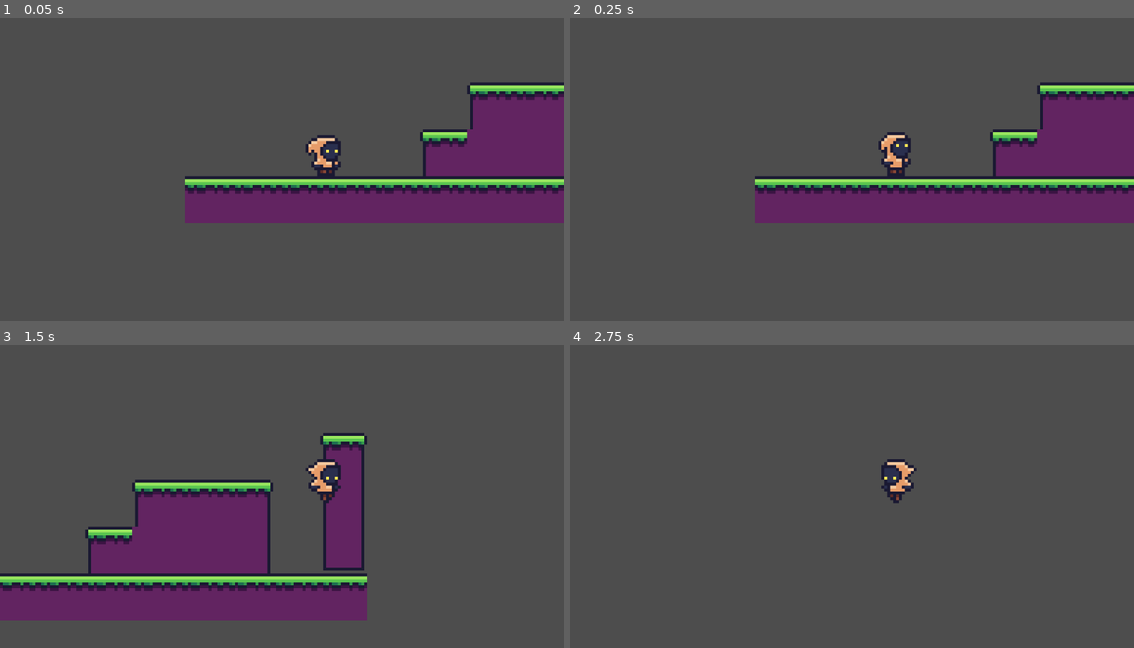
Above: before the commit, frames 1-4 (two rows, left to right).
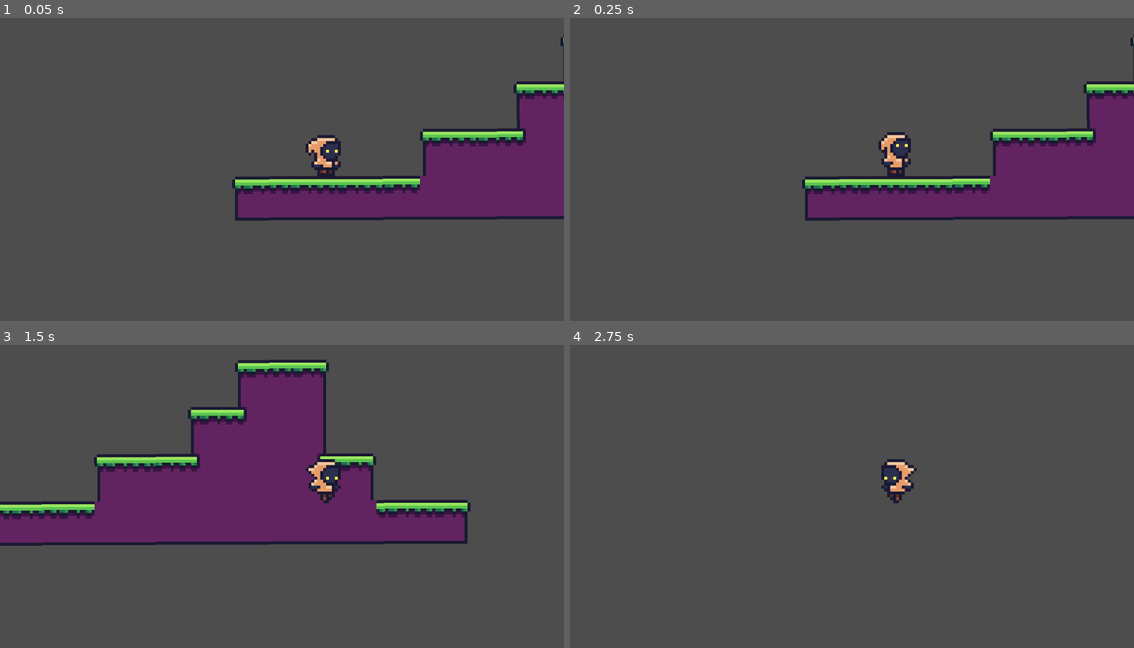
Above: after the commit, the same moments.

Repository: emilyahmad/first-platformer
Game: Godot game, scene res://Assets/Scenes/Areas/area_1.tscn
Same seed, same stepped clock (60 frames per second), same inputs: the game is played once before the commit and once after it.
Inputs:
- Up to frame 1 (0.05 s): no input
- Up to frame 2 (0.25 s): no input
- Up to frame 3 (1.5 s): tap Enter at 0.5 s; hold Right (move_right) from 0.53 s (still down); tap Space (jump) at 0.77 s
- Up to frame 4 (2.75 s): tap Space (jump) at 1.52 s; release Right (move_right) at 2.03 s; hold Left (move_left) from 2.03 s (still down)

The runs differ from the first frame. In frame 1, 6.3% of the frame differs, in the area x 32-100%, y 5-68%; in frame 2, 6.3%; in frame 3, 35%, in the area x 0-84%, y 4-91%; in frame 4, nothing differs.

Commit message:
added terrains

Diff:
--- a/Assets/Scenes/Areas/area_1.tscn
+++ b/Assets/Scenes/Areas/area_1.tscn
@@ -155,48 +155,163 @@
 2:3/0/terrains_peering_bit/left_side = 0
 3:3/0 = 0
 3:3/0/terrain_set = 0
-3:3/0/terrain = 0
 3:3/0/physics_layer_0/polygon_0/points = PackedVector2Array(-8, -8, 8, -8, 8, -4, -8, -4)
 3:3/0/physics_layer_0/polygon_0/one_way = true
 0:4/0 = 0
+0:4/0/terrain_set = 0
+0:4/0/terrain = 1
 0:4/0/physics_layer_0/polygon_0/points = PackedVector2Array(-8, -8, 8, -8, 8, 8, -8, 8)
+0:4/0/terrains_peering_bit/right_side = 1
+0:4/0/terrains_peering_bit/bottom_right_corner = 1
+0:4/0/terrains_peering_bit/bottom_side = 1
 1:4/0 = 0
+1:4/0/terrain_set = 0
+1:4/0/terrain = 1
 1:4/0/physics_layer_0/polygon_0/points = PackedVector2Array(-8, -8, 8, -8, 8, 8, -8, 8)
+1:4/0/terrains_peering_bit/right_side = 1
+1:4/0/terrains_peering_bit/bottom_right_corner = 1
+1:4/0/terrains_peering_bit/bottom_side = 1
+1:4/0/terrains_peering_bit/bottom_left_corner = 1
+1:4/0/terrains_peering_bit/left_side = 1
 2:4/0 = 0
+2:4/0/terrain_set = 0
+2:4/0/terrain = 1
 2:4/0/physics_layer_0/polygon_0/points = PackedVector2Array(-8, -8, 8, -8, 8, 8, -8, 8)
+2:4/0/terrains_peering_bit/bottom_side = 1
+2:4/0/terrains_peering_bit/bottom_left_corner = 1
+2:4/0/terrains_peering_bit/left_side = 1
 3:4/0 = 0
+3:4/0/terrain_set = 0
+3:4/0/terrain = 1
 3:4/0/physics_layer_0/polygon_0/points = PackedVector2Array(-8, -8, 8, -8, 8, 8, -8, 8)
+3:4/0/terrains_peering_bit/bottom_side = 1
 4:4/0 = 0
+4:4/0/terrain_set = 0
+4:4/0/terrain = 1
 4:4/0/physics_layer_0/polygon_0/points = PackedVector2Array(-8, -8, 8, -8, 8, 8, -8, 8)
+4:4/0/terrains_peering_bit/right_side = 1
+4:4/0/terrains_peering_bit/bottom_side = 1
+4:4/0/terrains_peering_bit/bottom_left_corner = 1
+4:4/0/terrains_peering_bit/left_side = 1
+4:4/0/terrains_peering_bit/top_left_corner = 1
+4:4/0/terrains_peering_bit/top_side = 1
+4:4/0/terrains_peering_bit/top_right_corner = 1
 5:4/0 = 0
+5:4/0/terrain_set = 0
+5:4/0/terrain = 1
 5:4/0/physics_layer_0/polygon_0/points = PackedVector2Array(-8, -8, 8, -8, 8, 8, -8, 8)
+5:4/0/terrains_peering_bit/right_side = 1
+5:4/0/terrains_peering_bit/bottom_right_corner = 1
+5:4/0/terrains_peering_bit/bottom_side = 1
+5:4/0/terrains_peering_bit/left_side = 1
+5:4/0/terrains_peering_bit/top_left_corner = 1
+5:4/0/terrains_peering_bit/top_side = 1
+5:4/0/terrains_peering_bit/top_right_corner = 1
 0:5/0 = 0
+0:5/0/terrain_set = 0
+0:5/0/terrain = 1
 0:5/0/physics_layer_0/polygon_0/points = PackedVector2Array(-8, -8, 8, -8, 8, 8, -8, 8)
+0:5/0/terrains_peering_bit/right_side = 1
+0:5/0/terrains_peering_bit/bottom_right_corner = 1
+0:5/0/terrains_peering_bit/bottom_side = 1
+0:5/0/terrains_peering_bit/top_side = 1
+0:5/0/terrains_peering_bit/top_right_corner = 1
 1:5/0 = 0
+1:5/0/terrain_set = 0
+1:5/0/terrain = 1
 1:5/0/physics_layer_0/polygon_0/points = PackedVector2Array(-8, -8, 8, -8, 8, 8, -8, 8)
+1:5/0/terrains_peering_bit/right_side = 1
+1:5/0/terrains_peering_bit/bottom_right_corner = 1
+1:5/0/terrains_peering_bit/bottom_side = 1
+1:5/0/terrains_peering_bit/bottom_left_corner = 1
+1:5/0/terrains_peering_bit/left_side = 1
+1:5/0/terrains_peering_bit/top_left_corner = 1
+1:5/0/terrains_peering_bit/top_side = 1
+1:5/0/terrains_peering_bit/top_right_corner = 1
 2:5/0 = 0
+2:5/0/terrain_set = 0
+2:5/0/terrain = 1
 2:5/0/physics_layer_0/polygon_0/points = PackedVector2Array(-8, -8, 8, -8, 8, 8, -8, 8)
+2:5/0/terrains_peering_bit/bottom_side = 1
+2:5/0/terrains_peering_bit/bottom_left_corner = 1
+2:5/0/terrains_peering_bit/left_side = 1
+2:5/0/terrains_peering_bit/top_left_corner = 1
+2:5/0/terrains_peering_bit/top_side = 1
 3:5/0 = 0
+3:5/0/terrain_set = 0
+3:5/0/terrain = 1
 3:5/0/physics_layer_0/polygon_0/points = PackedVector2Array(-8, -8, 8, -8, 8, 8, -8, 8)
+3:5/0/terrains_peering_bit/bottom_side = 1
+3:5/0/terrains_peering_bit/top_side = 1
 4:5/0 = 0
+4:5/0/terrain_set = 0
+4:5/0/terrain = 1
 4:5/0/physics_layer_0/polygon_0/points = PackedVector2Array(-8, -8, 8, -8, 8, 8, -8, 8)
+4:5/0/terrains_peering_bit/right_side = 1
+4:5/0/terrains_peering_bit/bottom_right_corner = 1
+4:5/0/terrains_peering_bit/bottom_side = 1
+4:5/0/terrains_peering_bit/bottom_left_corner = 1
+4:5/0/terrains_peering_bit/left_side = 1
+4:5/0/terrains_peering_bit/top_left_corner = 1
+4:5/0/terrains_peering_bit/top_side = 1
 5:5/0 = 0
+5:5/0/terrain_set = 0
+5:5/0/terrain = 1
 5:5/0/physics_layer_0/polygon_0/points = PackedVector2Array(-8, -8, 8, -8, 8, 8, -8, 8)
+5:5/0/terrains_peering_bit/right_side = 1
+5:5/0/terrains_peering_bit/bottom_right_corner = 1
+5:5/0/terrains_peering_bit/bottom_side = 1
+5:5/0/terrains_peering_bit/bottom_left_corner = 1
+5:5/0/terrains_peering_bit/left_side = 1
+5:5/0/terrains_peering_bit/top_side = 1
+5:5/0/terrains_peering_bit/top_right_corner = 1
 0:6/0 = 0
+0:6/0/terrain_set = 0
+0:6/0/terrain = 1
 0:6/0/physics_layer_0/polygon_0/points = PackedVector2Array(-8, -8, 8, -8, 8, 8, -8, 8)
+0:6/0/terrains_peering_bit/right_side = 1
+0:6/0/terrains_peering_bit/top_side = 1
+0:6/0/terrains_peering_bit/top_right_corner = 1
 1:6/0 = 0
+1:6/0/terrain_set = 0
+1:6/0/terrain = 1
 1:6/0/physics_layer_0/polygon_0/points = PackedVector2Array(-8, -8, 8, -8, 8, 8, -8, 8)
+1:6/0/terrains_peering_bit/right_side = 1
+1:6/0/terrains_peering_bit/left_side = 1
+1:6/0/terrains_peering_bit/top_left_corner = 1
+1:6/0/terrains_peering_bit/top_side = 1
+1:6/0/terrains_peering_bit/top_right_corner = 1
 2:6/0 = 0
+2:6/0/terrain_set = 0
+2:6/0/terrain = 1
 2:6/0/physics_layer_0/polygon_0/points = PackedVector2Array(-8, -8, 8, -8, 8, 8, -8, 8)
+2:6/0/terrains_peering_bit/left_side = 1
+2:6/0/terrains_peering_bit/top_left_corner = 1
+2:6/0/terrains_peering_bit/top_side = 1
 3:6/0 = 0
+3:6/0/terrain_set = 0
+3:6/0/terrain = 1
 3:6/0/physics_layer_0/polygon_0/points = PackedVector2Array(-8, -8, 8, -8, 8, 8, -8, 8)
+3:6/0/terrains_peering_bit/top_side = 1
 0:7/0 = 0
+0:7/0/terrain_set = 0
+0:7/0/terrain = 1
 0:7/0/physics_layer_0/polygon_0/points = PackedVector2Array(-8, -8, 8, -8, 8, 8, -8, 8)
+0:7/0/terrains_peering_bit/right_side = 1
 1:7/0 = 0
+1:7/0/terrain_set = 0
+1:7/0/terrain = 1
 1:7/0/physics_layer_0/polygon_0/points = PackedVector2Array(-8, -8, 8, -8, 8, 8, -8, 8)
+1:7/0/terrains_peering_bit/right_side = 1
+1:7/0/terrains_peering_bit/left_side = 1
 2:7/0 = 0
+2:7/0/terrain_set = 0
+2:7/0/terrain = 1
 2:7/0/physics_layer_0/polygon_0/points = PackedVector2Array(-8, -8, 8, -8, 8, 8, -8, 8)
+2:7/0/terrains_peering_bit/left_side = 1
 3:7/0 = 0
+3:7/0/terrain_set = 0
+3:7/0/terrain = 1
 3:7/0/physics_layer_0/polygon_0/points = PackedVector2Array(-8, -8, 8, -8, 8, 8, -8, 8)
 
 [sub_resource type="TileSet" id="TileSet_8wi1m"]
@@ -211,9 +326,10 @@
 [node name="Area1" type="Node2D"]
 
 [node name="TileMap" type="TileMap" parent="."]
+rotation = -0.00429407
 tile_set = SubResource("TileSet_8wi1m")
 format = 2
-layer_0/tile_data = PackedInt32Array(65533, 65536, 0, 65534, 65536, 0, 65535, 65536, 0, 0, 65536, 0, 1, 65536, 0, 2, 65536, 0, 3, 65536, 0, 4, 65536, 0, 5, 65536, 0, 6, 65536, 0, 7, 65536, 0, -65533, 65536, 1, -131068, 65536, 0, -65532, 65536, 1, -131067, 131072, 0, -65531, 131072, 1, -131069, 0, 0, -65534, 0, 0, -196601, 196608, 0, -131065, 196608, 1, -65529, 196608, 2)
+layer_0/tile_data = PackedInt32Array(1, 65536, 3, 0, 65536, 3, 65535, 65536, 3, 2, 65536, 2, 3, 65536, 2, 4, 65536, 2, 5, 65536, 2, 65534, 0, 3, -65534, 0, 0, -65533, 65536, 0, -65532, 327680, 1, 6, 65536, 2, 7, 65536, 2, 8, 65536, 3, 9, 131072, 3, -131068, 0, 0, -131067, 327680, 1, -196603, 0, 0, -196602, 131072, 0, -131066, 131072, 1, -65530, 262144, 1, -65531, 65536, 1, -65529, 131072, 0)
 
 [node name="Player" parent="." instance=ExtResource("2_3uyhe")]
 speed = 4.0
